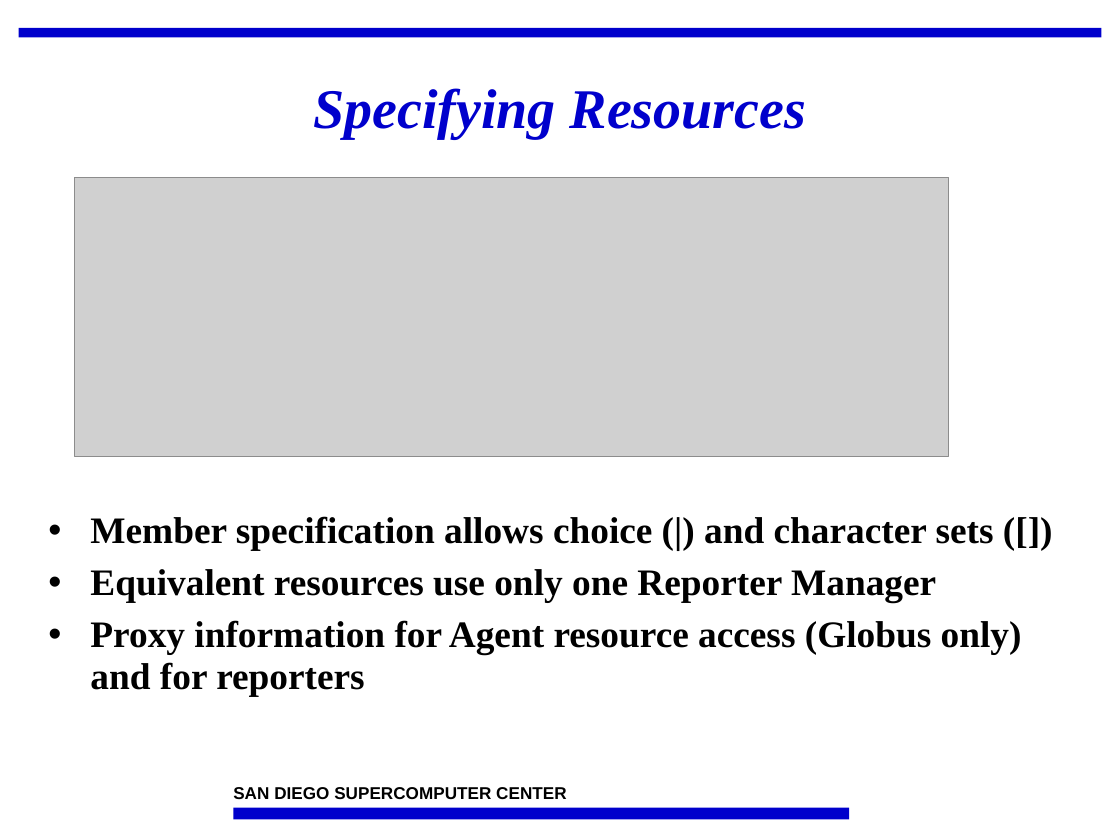
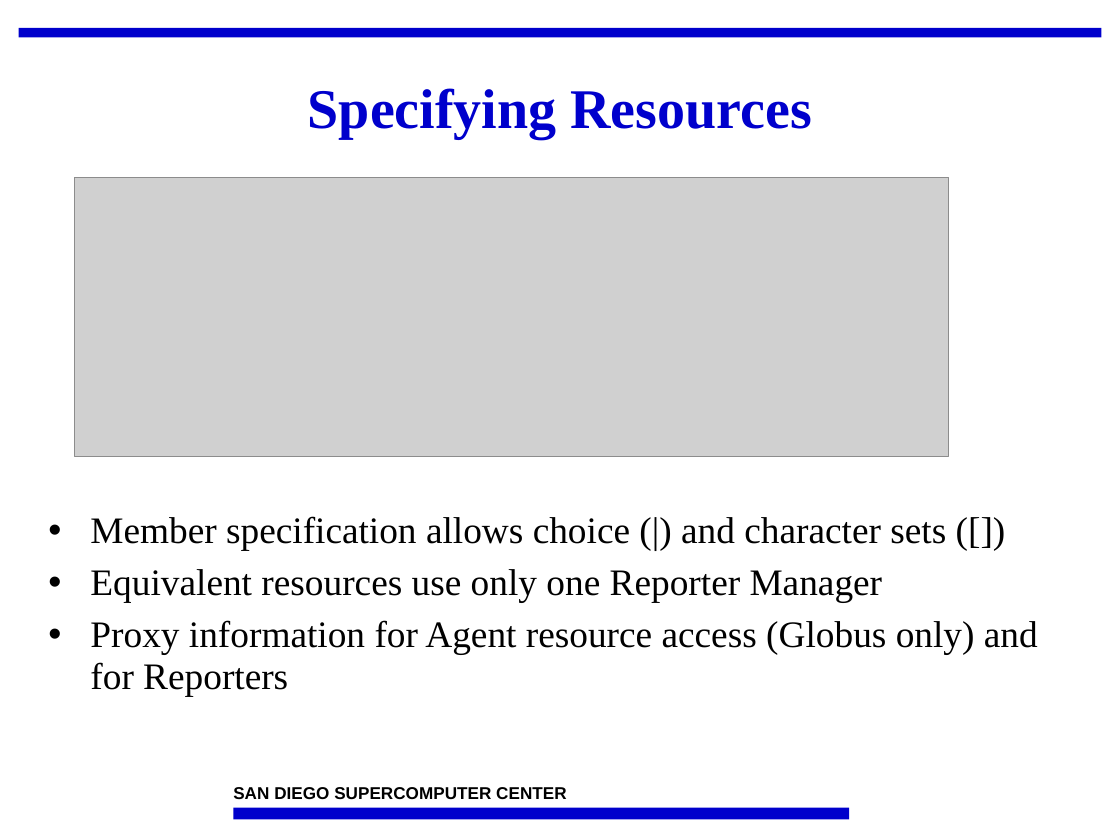
Before and after one commit to IncaProject/inca-xsede, a slide deck: slide 10 of talks/2008workshop/incat.ppt. Drawn at 1120x840 pixels with LibreOffice and Linux fonts; fonts in the diff are those of the drawing; grey boxes stand for pictures; background and template pictures are left out. Boxes give left, top, right and bottom in pixels: in the first picture for what was removed or moved away, otherwise in the second. Text is boxed around its words. In the diff, an @@ line names an element or a change of style, - is before the commit and + after.

```diff
--- a/talks/2008workshop/incat.ppt
+++ b/talks/2008workshop/incat.ppt
@@ title "Specifying Resources" at (308,88,811,139): italic off @@
@@ text at (90,516,946,602): bold off in "Member specification allows choice (|) and character ...", "Equivalent resources use only one Reporter Manager" @@
@@ text at (90,620,1038,696): text changed; bold off @@
-• Proxy information for Agent resource access (Globus only) and for reporters
+• Proxy information for Agent resource access (Globus only) and for Reporters
```
Also in this commit, not shown: 17 other slides changed, 1 slide added.
